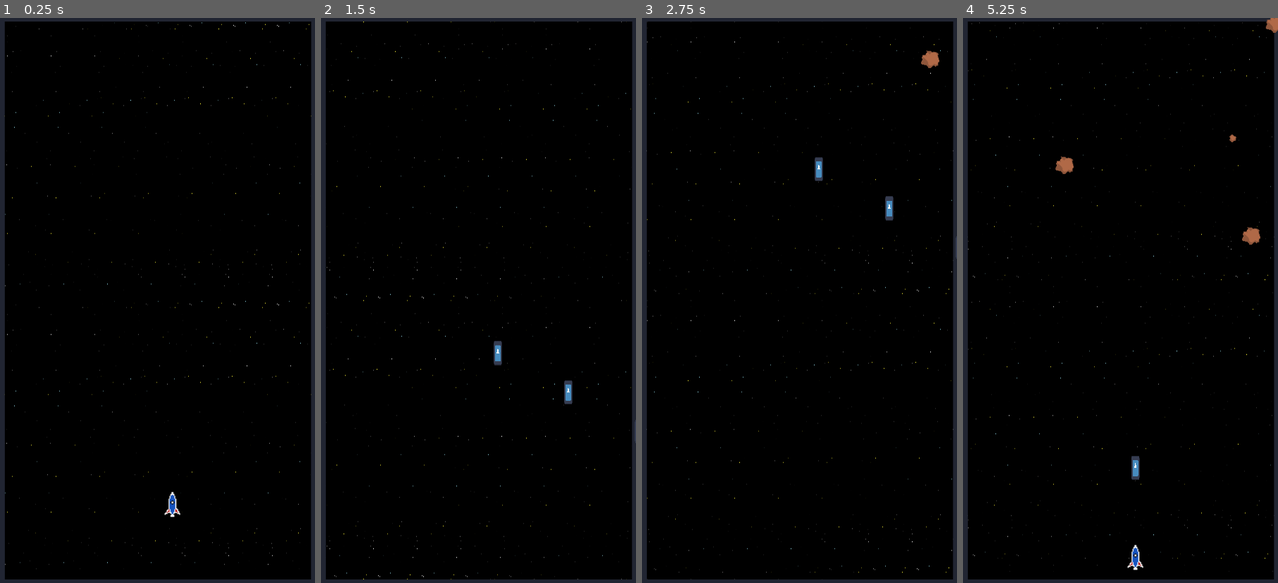
Above: before the commit, frames 1-4 (left to right).
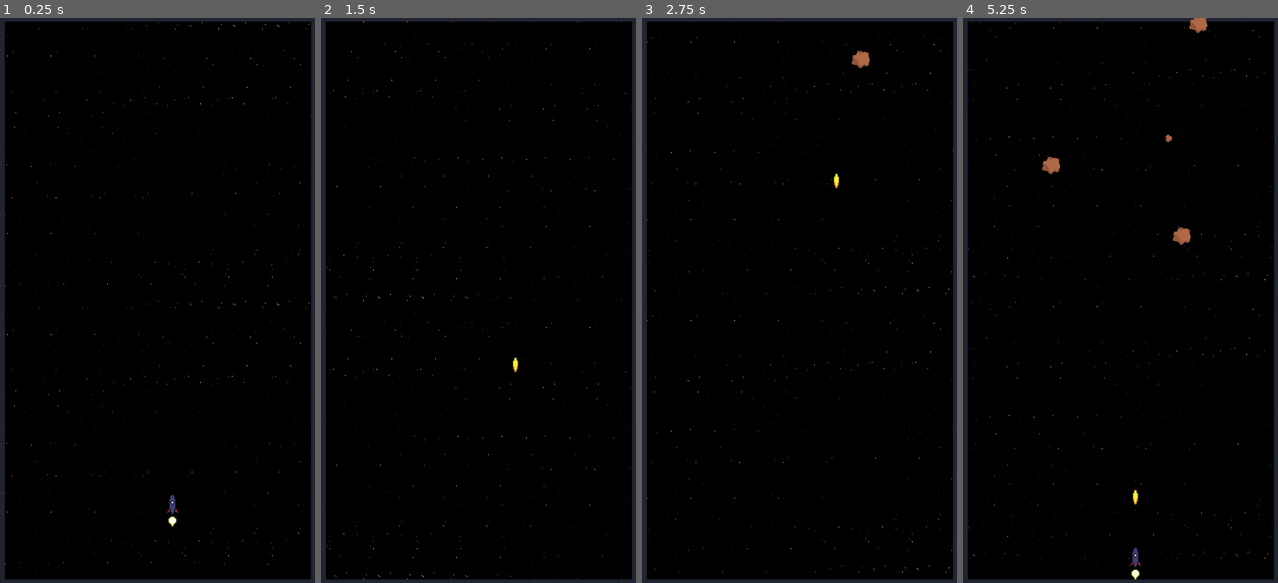
Above: after the commit, the same moments.

Repository: coughenberg/SFGalaga
Game: Godot game, scene res://gameplay.tscn
Same seed, same stepped clock (60 frames per second), same inputs: the game is played once before the commit and once after it. The project has no main scene, so this scene is started directly. The engine's default icon, where the game draws it, is replaced by a stand-in: a white triangle on a blue panel in a dark square.
Inputs:
- Up to frame 1 (0.25 s): no input
- Up to frame 2 (1.5 s): hold Right (move_right) 0.53-1.28 s; hold Space (shoot) 0.53-1.28 s; hold S (move_down) from 1.28 s (still down); tap Space (shoot) at 1.35 s
- Up to frame 3 (2.75 s): release S (move_down) at 2.03 s; hold Right (move_right) from 2.03 s (still down); hold Space (shoot) from 2.03 s (still down)
- Up to frame 4 (5.25 s): release Right (move_right) at 2.78 s; release Space (shoot) at 2.78 s; hold W (move_up) 2.78-3.53 s; tap Space (shoot) at 2.85, 4.35 s; hold Space (shoot) 3.53-4.28 s; hold Left (move_left) 3.53-5.03 s; hold S (move_down) from 5.03 s (still down); hold Space (shoot) from 5.03 s (still down)

The runs differ from the first frame. In frame 1, 0.1% of the frame differs, in the area x 52-58%, y 83-90%; in frame 2, 0.3%; in frame 3, 0.6%; in frame 4, 1.1%, in the area x 25-100%, y 0-100%.

Commit message:
feat: animations of ship muzzle and asteroids

Diff:
--- a/asteroids/asteroids.gd
+++ b/asteroids/asteroids.gd
@@ -2,6 +2,11 @@
 
 # total health of the asteroid, adjusted by the children
 @export var health = 2
+
+# animation of the explosion
+@onready var animate_explosion: AnimatedSprite2D = $AnimateExplosion
+
+const finish_animate = .15
 
 # Called every frame. 'delta' is the elapsed time since the previous frame.
 func _process(delta):
@@ -14,11 +19,13 @@
 	queue_free()
 
 func die():
+	animate_explosion.play("explosion")
+	await get_tree().create_timer(finish_animate).timeout
 	queue_free()
 
 func damage():
 	health -= 1
-	if health <= 0:
+	if health == 0:
 		die()
 
 func on_body_entered(body):
--- a/asteroids/large_asteroid.tscn
+++ b/asteroids/large_asteroid.tscn
@@ -1,10 +1,45 @@
-[gd_scene load_steps=4 format=3 uid="uid://dsrgtgqk5aef0"]
+[gd_scene load_steps=11 format=3 uid="uid://dsrgtgqk5aef0"]
 
 [ext_resource type="Script" path="res://asteroids/large_asteroid.gd" id="1_u4rbn"]
-[ext_resource type="Texture2D" uid="uid://rpo4nmygqurk" path="res://asteroids/large_asteroid.png" id="2_m4dbg"]
+[ext_resource type="Texture2D" uid="uid://rpo4nmygqurk" path="res://asteroids/assets/large_asteroid.png" id="2_j1lju"]
+[ext_resource type="Texture2D" uid="uid://8p005khwjio2" path="res://asteroids/assets/explosion/explosion1.png" id="3_0hlix"]
+[ext_resource type="Texture2D" uid="uid://dgp6eua4rp0ae" path="res://asteroids/assets/explosion/explosion2.png" id="4_m8ew1"]
+[ext_resource type="Texture2D" uid="uid://1p0srfit1k6i" path="res://asteroids/assets/explosion/explosion3.png" id="5_frokq"]
+[ext_resource type="Texture2D" uid="uid://p0w8n0fo1602" path="res://asteroids/assets/explosion/explosion4.png" id="6_0ua5e"]
+[ext_resource type="Texture2D" uid="uid://cql6n3b3tbvka" path="res://asteroids/assets/explosion/explosion5.png" id="7_4b5qq"]
+[ext_resource type="Texture2D" uid="uid://c1yiutntxp6ta" path="res://asteroids/assets/explosion/explosion6.png" id="8_b7e86"]
 
 [sub_resource type="RectangleShape2D" id="RectangleShape2D_5fpuj"]
 size = Vector2(62, 63)
+
+[sub_resource type="SpriteFrames" id="SpriteFrames_jltcx"]
+animations = [{
+"frames": [{
+"duration": 1.0,
+"texture": null
+}, {
+"duration": 1.0,
+"texture": ExtResource("3_0hlix")
+}, {
+"duration": 1.0,
+"texture": ExtResource("4_m8ew1")
+}, {
+"duration": 1.0,
+"texture": ExtResource("5_frokq")
+}, {
+"duration": 1.0,
+"texture": ExtResource("6_0ua5e")
+}, {
+"duration": 1.0,
+"texture": ExtResource("7_4b5qq")
+}, {
+"duration": 1.0,
+"texture": ExtResource("8_b7e86")
+}],
+"loop": true,
+"name": &"explosion",
+"speed": 24.0
+}]
 
 [node name="Large Asteroid" type="Area2D"]
 collision_layer = 2
@@ -12,7 +47,7 @@
 script = ExtResource("1_u4rbn")
 
 [node name="LASprite" type="Sprite2D" parent="."]
-texture = ExtResource("2_m4dbg")
+texture = ExtResource("2_j1lju")
 
 [node name="LACollision" type="CollisionShape2D" parent="."]
 position = Vector2(1, 1.5)
@@ -22,6 +57,12 @@
 position = Vector2(1, 1.5)
 scale = Vector2(3.1, 3.15)
 
+[node name="AnimateExplosion" type="AnimatedSprite2D" parent="."]
+position = Vector2(-0.499999, 2.5)
+scale = Vector2(2.34375, 2.21875)
+sprite_frames = SubResource("SpriteFrames_jltcx")
+animation = &"explosion"
+
 [connection signal="area_exited" from="." to="." method="_on_area_exited"]
 [connection signal="body_entered" from="." to="." method="_on_body_entered"]
 [connection signal="screen_exited" from="LAVisible" to="." method="_on_la_visible_screen_exited"]
--- a/asteroids/medium_asteroid.tscn
+++ b/asteroids/medium_asteroid.tscn
@@ -1,10 +1,45 @@
-[gd_scene load_steps=4 format=3 uid="uid://dc2m5e5swh4qm"]
+[gd_scene load_steps=11 format=3 uid="uid://dc2m5e5swh4qm"]
 
 [ext_resource type="Script" path="res://asteroids/medium_asteroid.gd" id="1_swou8"]
-[ext_resource type="Texture2D" uid="uid://c644351g2h730" path="res://asteroids/medium_asteroid.png" id="2_6ioa4"]
+[ext_resource type="Texture2D" uid="uid://c644351g2h730" path="res://asteroids/assets/medium_asteroid.png" id="2_c25wo"]
+[ext_resource type="Texture2D" uid="uid://8p005khwjio2" path="res://asteroids/assets/explosion/explosion1.png" id="3_hqt24"]
+[ext_resource type="Texture2D" uid="uid://dgp6eua4rp0ae" path="res://asteroids/assets/explosion/explosion2.png" id="4_ftohm"]
+[ext_resource type="Texture2D" uid="uid://1p0srfit1k6i" path="res://asteroids/assets/explosion/explosion3.png" id="5_kjajg"]
+[ext_resource type="Texture2D" uid="uid://p0w8n0fo1602" path="res://asteroids/assets/explosion/explosion4.png" id="6_02p2u"]
+[ext_resource type="Texture2D" uid="uid://cql6n3b3tbvka" path="res://asteroids/assets/explosion/explosion5.png" id="7_dpex8"]
+[ext_resource type="Texture2D" uid="uid://c1yiutntxp6ta" path="res://asteroids/assets/explosion/explosion6.png" id="8_r3ido"]
 
 [sub_resource type="RectangleShape2D" id="RectangleShape2D_5fpuj"]
 size = Vector2(33, 31)
+
+[sub_resource type="SpriteFrames" id="SpriteFrames_hnetw"]
+animations = [{
+"frames": [{
+"duration": 1.0,
+"texture": null
+}, {
+"duration": 1.0,
+"texture": ExtResource("3_hqt24")
+}, {
+"duration": 1.0,
+"texture": ExtResource("4_ftohm")
+}, {
+"duration": 1.0,
+"texture": ExtResource("5_kjajg")
+}, {
+"duration": 1.0,
+"texture": ExtResource("6_02p2u")
+}, {
+"duration": 1.0,
+"texture": ExtResource("7_dpex8")
+}, {
+"duration": 1.0,
+"texture": ExtResource("8_r3ido")
+}],
+"loop": true,
+"name": &"explosion",
+"speed": 24.0
+}]
 
 [node name="Medium Asteroid" type="Area2D"]
 collision_layer = 2
@@ -12,7 +47,7 @@
 script = ExtResource("1_swou8")
 
 [node name="MASprite" type="Sprite2D" parent="."]
-texture = ExtResource("2_6ioa4")
+texture = ExtResource("2_c25wo")
 
 [node name="MACollision" type="CollisionShape2D" parent="."]
 position = Vector2(0.5, 0.5)
@@ -22,5 +57,9 @@
 position = Vector2(0.500001, 0.5)
 scale = Vector2(1.65, 1.55)
 
+[node name="AnimateExplosion" type="AnimatedSprite2D" parent="."]
+sprite_frames = SubResource("SpriteFrames_hnetw")
+animation = &"explosion"
+
 [connection signal="body_entered" from="." to="." method="_on_body_entered"]
 [connection signal="screen_exited" from="MAVisible" to="." method="_on_ma_visible_screen_exited"]
--- a/asteroids/small_asteroid.tscn
+++ b/asteroids/small_asteroid.tscn
@@ -1,10 +1,45 @@
-[gd_scene load_steps=4 format=3 uid="uid://l5obovxkb0y2"]
+[gd_scene load_steps=11 format=3 uid="uid://l5obovxkb0y2"]
 
 [ext_resource type="Script" path="res://asteroids/small_asteroid.gd" id="1_2bynu"]
-[ext_resource type="Texture2D" uid="uid://xlth0gumg3gm" path="res://asteroids/small_asteroid.png" id="2_honm6"]
+[ext_resource type="Texture2D" uid="uid://xlth0gumg3gm" path="res://asteroids/assets/small_asteroid.png" id="2_41h16"]
+[ext_resource type="Texture2D" uid="uid://8p005khwjio2" path="res://asteroids/assets/explosion/explosion1.png" id="3_ni1v3"]
+[ext_resource type="Texture2D" uid="uid://dgp6eua4rp0ae" path="res://asteroids/assets/explosion/explosion2.png" id="4_ooax4"]
+[ext_resource type="Texture2D" uid="uid://1p0srfit1k6i" path="res://asteroids/assets/explosion/explosion3.png" id="5_ufk2g"]
+[ext_resource type="Texture2D" uid="uid://p0w8n0fo1602" path="res://asteroids/assets/explosion/explosion4.png" id="6_vbtl3"]
+[ext_resource type="Texture2D" uid="uid://cql6n3b3tbvka" path="res://asteroids/assets/explosion/explosion5.png" id="7_udl8d"]
+[ext_resource type="Texture2D" uid="uid://c1yiutntxp6ta" path="res://asteroids/assets/explosion/explosion6.png" id="8_dbtc6"]
 
 [sub_resource type="RectangleShape2D" id="RectangleShape2D_5fpuj"]
 size = Vector2(12, 13)
+
+[sub_resource type="SpriteFrames" id="SpriteFrames_faf60"]
+animations = [{
+"frames": [{
+"duration": 1.0,
+"texture": null
+}, {
+"duration": 1.0,
+"texture": ExtResource("3_ni1v3")
+}, {
+"duration": 1.0,
+"texture": ExtResource("4_ooax4")
+}, {
+"duration": 1.0,
+"texture": ExtResource("5_ufk2g")
+}, {
+"duration": 1.0,
+"texture": ExtResource("6_vbtl3")
+}, {
+"duration": 1.0,
+"texture": ExtResource("7_udl8d")
+}, {
+"duration": 1.0,
+"texture": ExtResource("8_dbtc6")
+}],
+"loop": true,
+"name": &"explosion",
+"speed": 24.0
+}]
 
 [node name="Small Asteroid" type="Area2D"]
 collision_layer = 2
@@ -12,7 +47,7 @@
 script = ExtResource("1_2bynu")
 
 [node name="SASprite" type="Sprite2D" parent="."]
-texture = ExtResource("2_honm6")
+texture = ExtResource("2_41h16")
 
 [node name="SACollision" type="CollisionShape2D" parent="."]
 position = Vector2(0, -0.5)
@@ -22,5 +57,11 @@
 position = Vector2(0, -0.5)
 scale = Vector2(0.6, 0.65)
 
+[node name="AnimateExplosion" type="AnimatedSprite2D" parent="."]
+position = Vector2(0, -0.5)
+scale = Vector2(0.375, 0.40625)
+sprite_frames = SubResource("SpriteFrames_faf60")
+animation = &"explosion"
+
 [connection signal="body_entered" from="." to="." method="_on_body_entered"]
 [connection signal="screen_exited" from="SAVisible" to="." method="_on_sa_visible_screen_exited"]
--- a/normal_laser.tscn
+++ b/normal_laser.tscn
@@ -1,26 +1,27 @@
 [gd_scene load_steps=4 format=3 uid="uid://bu4vnveitcnis"]
 
 [ext_resource type="Script" path="res://lasers/Normal Laser.gd" id="1_rvky2"]
-[ext_resource type="Texture2D" uid="uid://dna3n6405mk41" path="res://icon.svg" id="2_hkch3"]
+[ext_resource type="Texture2D" uid="uid://cvbj4vebklqla" path="res://bullets/Regular shooting1.png" id="2_6vocu"]
 
 [sub_resource type="CapsuleShape2D" id="CapsuleShape2D_7le05"]
-radius = 7.0
-height = 44.0
+radius = 5.0
+height = 26.0
 
 [node name="Normal Laser" type="Area2D"]
 collision_layer = 4
 collision_mask = 2
 script = ExtResource("1_rvky2")
 
-[node name="Sprite2D" type="Sprite2D" parent="."]
-scale = Vector2(0.109375, 0.324219)
-texture = ExtResource("2_hkch3")
+[node name="LaserSprite" type="Sprite2D" parent="."]
+scale = Vector2(2.03125, 2.40625)
+texture = ExtResource("2_6vocu")
 
 [node name="CollisionShape2D" type="CollisionShape2D" parent="."]
+position = Vector2(0, -2)
 shape = SubResource("CapsuleShape2D_7le05")
 
 [node name="VisibleOnScreenNotifier2D" type="VisibleOnScreenNotifier2D" parent="."]
-position = Vector2(0, 27)
+position = Vector2(0, 15)
 scale = Vector2(0.6, 0.3)
 
 [connection signal="area_entered" from="." to="." method="_on_area_entered"]
--- a/ship/spaceship.gd
+++ b/ship/spaceship.gd
@@ -13,9 +13,13 @@
 
 @onready var muzzle = $Muzzle
 
+@onready var animate_shots: AnimatedSprite2D = $AnimateShots
+
 var shoot_cd = false
 
-const laser_rate = 0.25
+const laser_cooldown_rate = 0.5
+
+const laser_animation = 0.08
 
 func _init():
 	pass
@@ -23,8 +27,9 @@
 func _process(delta):
 	if Input.is_action_pressed("shoot") && !shoot_cd:
 		shoot_cd = true
+		animate_shots.play("shoot")
 		shoot()
-		await get_tree().create_timer(laser_rate).timeout
+		await get_tree().create_timer(laser_cooldown_rate).timeout
 		shoot_cd = false
 
 func get_velocity_input():
@@ -34,7 +39,6 @@
 
 func get_shooting_input():
 	var is_key_pressed = Input.is_physical_key_pressed(KEY_SPACE)
-	print(is_key_pressed)
 
 func _physics_process(delta):
 	var vel = get_velocity_input()
@@ -42,6 +46,7 @@
 
 
 func shoot():
+	await get_tree().create_timer(laser_animation).timeout
 	laser_shot.emit(laser_scene, muzzle.global_position)
 
 func die():
--- a/space_ship.tscn
+++ b/space_ship.tscn
@@ -1,24 +1,75 @@
-[gd_scene load_steps=4 format=3 uid="uid://dt2xwp702a401"]
+[gd_scene load_steps=11 format=3 uid="uid://dt2xwp702a401"]
 
 [ext_resource type="Script" path="res://ship/spaceship.gd" id="1_nhjfa"]
-[ext_resource type="Texture2D" uid="uid://dooao58xrrofa" path="res://ship/spaceship.png" id="2_e68wf"]
+[ext_resource type="Texture2D" uid="uid://dooao58xrrofa" path="res://ship/old_spaceship.png" id="2_vnj2d"]
+[ext_resource type="Texture2D" uid="uid://cnpvesx3rqtco" path="res://ship/assets/muzzle/shooting_1.png" id="3_ng5o1"]
+[ext_resource type="Texture2D" uid="uid://cvtkvtwryutpa" path="res://ship/assets/muzzle/shooting_2.png" id="4_7024a"]
+[ext_resource type="Texture2D" uid="uid://d3jkvaevtm62g" path="res://ship/assets/muzzle/shooting_3.png" id="5_cwg7w"]
+[ext_resource type="Texture2D" uid="uid://dvw2hutye0yv4" path="res://ship/assets/muzzle/shooting_4.png" id="6_na2po"]
+[ext_resource type="Texture2D" uid="uid://d1egejs2nab6" path="res://ship/assets/muzzle/shooting_5.png" id="7_xhax5"]
+[ext_resource type="Texture2D" uid="uid://cgy0djuowwo5e" path="res://ship/assets/muzzle/shooting_6.png" id="8_05ccn"]
 
 [sub_resource type="RectangleShape2D" id="RectangleShape2D_5krt7"]
 size = Vector2(28, 44)
+
+[sub_resource type="SpriteFrames" id="SpriteFrames_ate06"]
+animations = [{
+"frames": [{
+"duration": 1.0,
+"texture": ExtResource("3_ng5o1")
+}],
+"loop": true,
+"name": &"idle",
+"speed": 5.0
+}, {
+"frames": [{
+"duration": 1.0,
+"texture": ExtResource("3_ng5o1")
+}, {
+"duration": 1.0,
+"texture": ExtResource("4_7024a")
+}, {
+"duration": 1.0,
+"texture": ExtResource("5_cwg7w")
+}, {
+"duration": 1.0,
+"texture": ExtResource("6_na2po")
+}, {
+"duration": 1.0,
+"texture": ExtResource("7_xhax5")
+}, {
+"duration": 1.0,
+"texture": ExtResource("8_05ccn")
+}, {
+"duration": 1.0,
+"texture": ExtResource("3_ng5o1")
+}],
+"loop": false,
+"name": &"shoot",
+"speed": 50.0
+}]
 
 [node name="Space Ship" type="CharacterBody2D"]
 position = Vector2(549, 110)
 collision_mask = 2
 script = ExtResource("1_nhjfa")
 
-[node name="Sprite2D" type="Sprite2D" parent="."]
-position = Vector2(13, 9)
-scale = Vector2(1.6875, 1.625)
-texture = ExtResource("2_e68wf")
-
 [node name="CollisionShape2D" type="CollisionShape2D" parent="."]
 position = Vector2(13, 9)
 shape = SubResource("RectangleShape2D_5krt7")
 
+[node name="AnimateShots" type="AnimatedSprite2D" parent="."]
+position = Vector2(13, 23.5)
+scale = Vector2(1.6875, 1.62)
+sprite_frames = SubResource("SpriteFrames_ate06")
+animation = &"shoot"
+autoplay = "idle"
+
+[node name="space ship" type="Sprite2D" parent="."]
+visible = false
+position = Vector2(13, 9)
+scale = Vector2(1.6875, 1.625)
+texture = ExtResource("2_vnj2d")
+
 [node name="Muzzle" type="Marker2D" parent="."]
-position = Vector2(13, -15)
+position = Vector2(13, -9)
--- a/world.gd
+++ b/world.gd
@@ -12,7 +12,7 @@
 
 # The left and right most positions without hitting the borders
 const X_LEFTMOST = 100
-const X_RIGHTMOST = 1100
+const X_RIGHTMOST = 800
 
 # Called when the node enters the scene tree for the first time.
 func _ready():
Binary file added: asteroids/assets/explosion/explosion1.png
Not shown, added: asteroids/assets/explosion/explosion1.png.import
Binary file added: asteroids/assets/explosion/explosion2.png
Not shown, changed: asteroids/assets/explosion/explosion2.png.import
Binary file added: asteroids/assets/explosion/explosion3.png
Not shown, added: asteroids/assets/explosion/explosion3.png.import
Binary file added: asteroids/assets/explosion/explosion4.png
Not shown, added: asteroids/assets/explosion/explosion4.png.import
Binary file added: asteroids/assets/explosion/explosion5.png
Not shown, added: asteroids/assets/explosion/explosion5.png.import
Binary file added: asteroids/assets/explosion/explosion6.png
Not shown, added: asteroids/assets/explosion/explosion6.png.import
(and 32 more such lines)
